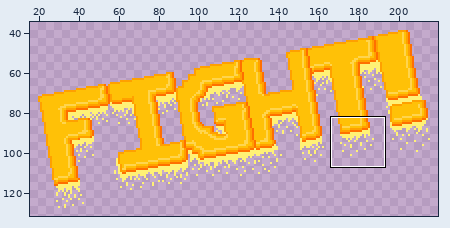
One commit to this pixel-art file: assets/ui/fight.aseprite. Above, an overview of the earlier version with the close-up marked.
Close-up. As it was:
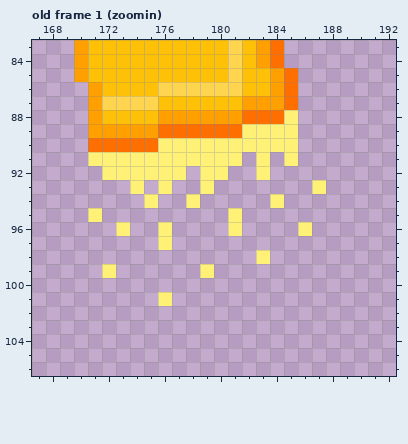
240x160 pixels, 8 frames. Shown: old frame 1 (zoomin): x 167..192, y 83..106. The wide view leaves out empty margins. The commit also changed other frames or places, which this record leaves out.
And afterwards:
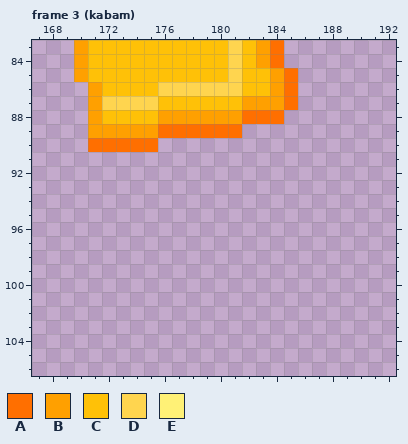
Palette (. is transparent): A #ff6f00  B #ffa000  C #ffc107  D #ffd54f  E #fff176
A new or re-ordered frame is compared with the old frame closest to it.
Change:
frames 8 -> 10
--- frame 3 (kabam) is new; against old frame 1 (zoomin), layer "Layer 2"
@@ x 167..192 @@
  87 ....BDDDDCCCCCCBBBA.......
- 88 ....BCCCCBBBBBBAAAE.......
- 89 ....BBBBBAAAAAAEEEE.......
- 90 ....AAAAAEEEEEEEEEE.......
- 91 ....EEEEEEEEEEE.E.E.......
- 92 .....EEEEEE.EE..E.........
- 93 .......E.E..E.......E.....
- 94 ........E..E.....E........
- 95 ....E.........E...........
- 96 ......E..E....E....E......
- 97 .........E................
- 98 ................E.........
- 99 .....E......E.............
+ 88 ....BCCCCBBBBBBAAA........
+ 89 ....BBBBBAAAAAA...........
+ 90 ....AAAAA.................
+ 91 ..........................
+ 92 ..........................
+ 93 ..........................
+ 94 ..........................
+ 95 ..........................
+ 96 ..........................
+ 97 ..........................
+ 98 ..........................
+ 99 ..........................
 100 ..........................
-101 .........E................
+101 ..........................
 102 ..........................
Boxes around the changes in both close-ups, in picture pixels (x1, y1, x2, y2):
erased: (88, 110, 326, 306)
